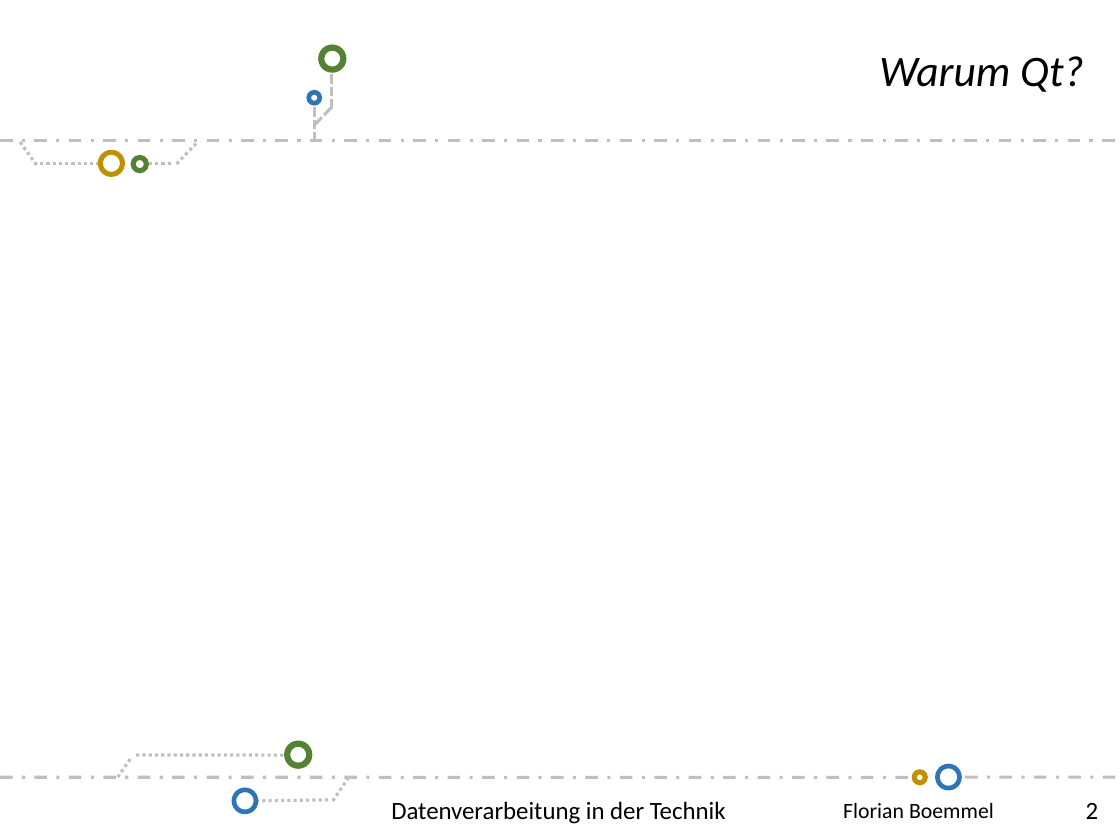
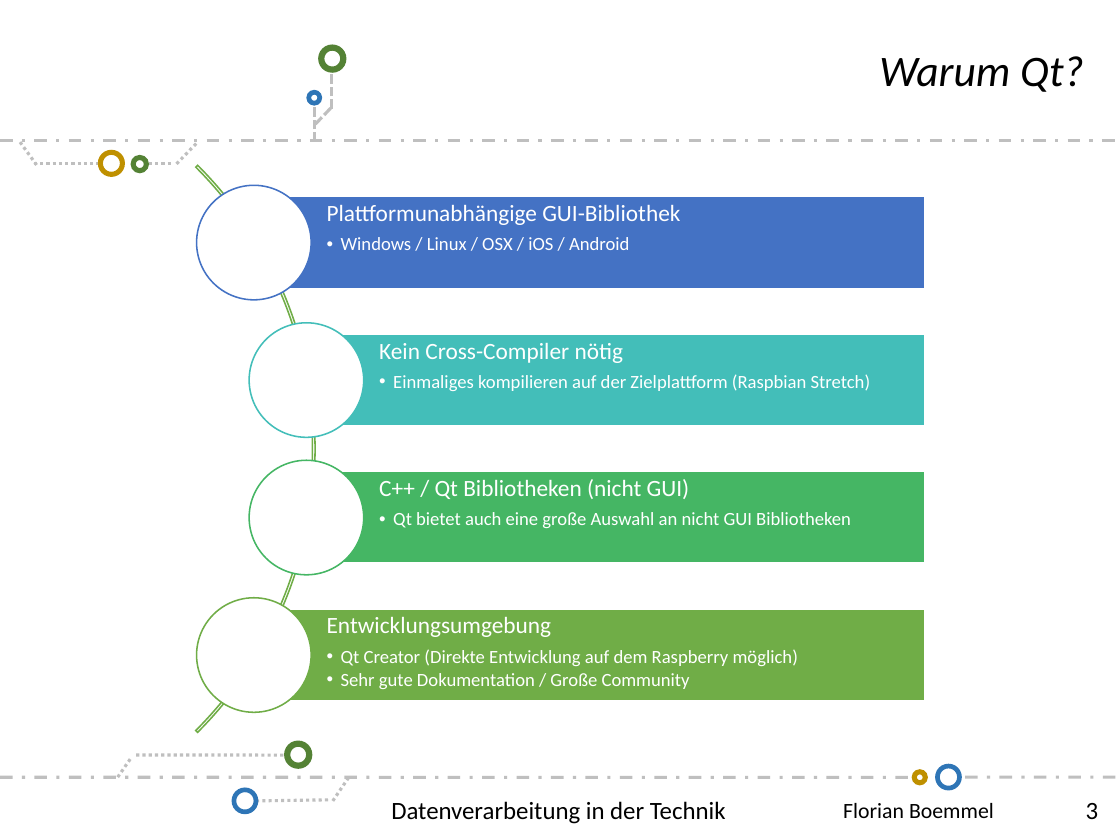
Before and after one commit to scd42636/DT_WS1718_02_StarCar, a slide deck: slide 3 of dokumentation/bof31844/Folien-Florian-Boemmel.pptx (slide 2 before the commit). Drawn at 1120x840 pixels with LibreOffice and Linux fonts; fonts in the diff are those of the drawing; background and template pictures are left out. Boxes give left, top, right and bottom in pixels: in the first picture for what was removed or moved away, otherwise in the second. Text is boxed around its words. In the diff, an @@ line names an element or a change of style, - is before the commit and + after.

```diff
--- a/dokumentation/bof31844/Folien-Florian-Boemmel.pptx
+++ b/dokumentation/bof31844/Folien-Florian-Boemmel.pptx
@@ group added at [0, 48, 925, 840]: 4 rectangles, 4 texts, 4 ellipses, 1 arch (boxed as its full ring) @@
+Plattformunabhängige GUI-Bibliothek
+  • Windows / Linux / OSX / iOS / Android
+Kein Cross-Compiler nötig
+  • Einmaliges kompilieren auf der Zielplattform (Raspbian Stretch)
+C++ / Qt Bibliotheken (nicht GUI)
+  • Qt bietet auch eine große Auswahl an nicht GUI Bibliotheken
+Entwicklungsumgebung
+  • Qt Creator (Direkte Entwicklung auf dem Raspberry möglich)
+  • Sehr gute Dokumentation / Große Community
@@ page number at [1086, 803, 1099, 819]: text changed @@
-2
+3
```
Also in this commit, not shown: 3 other slides changed, 2 slides added, 2 other files.
